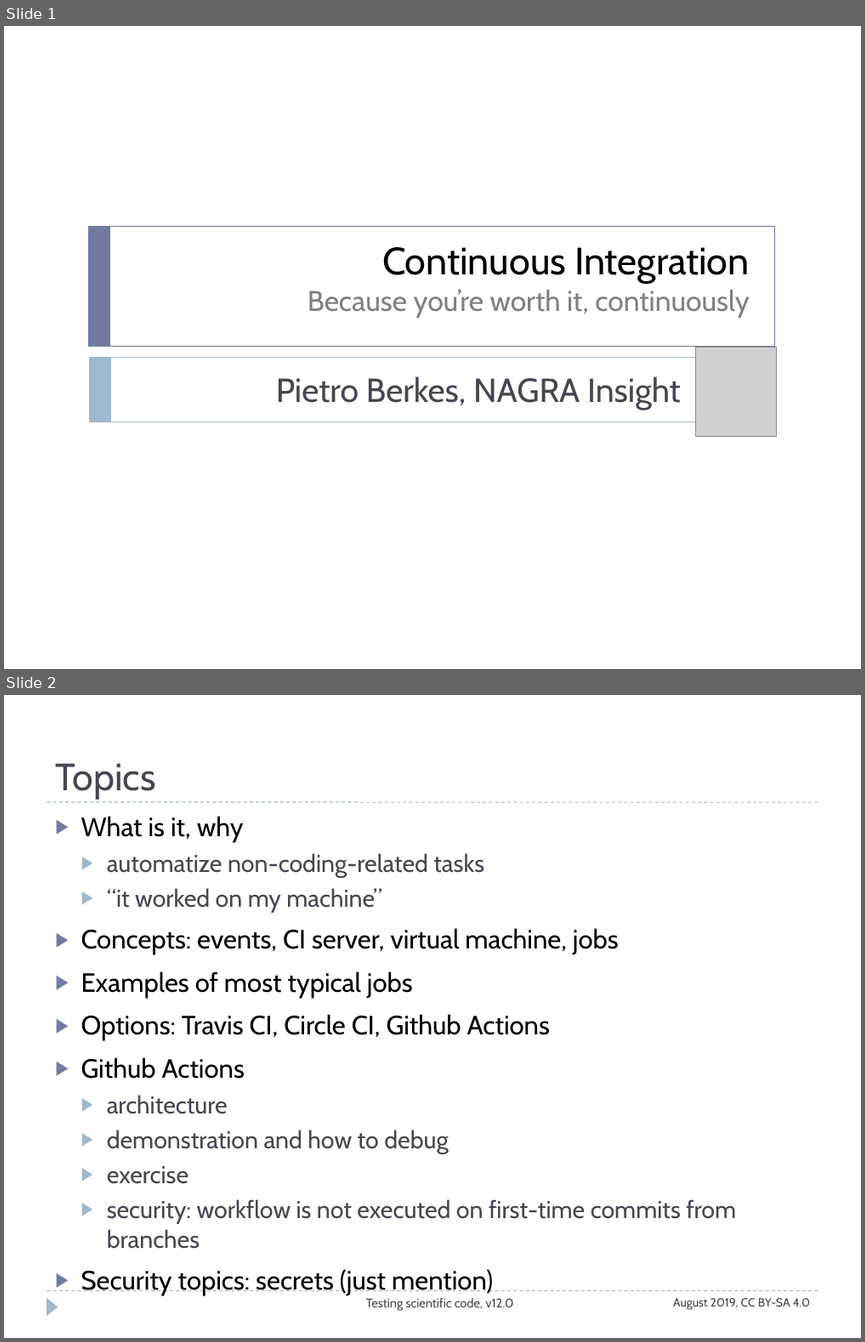
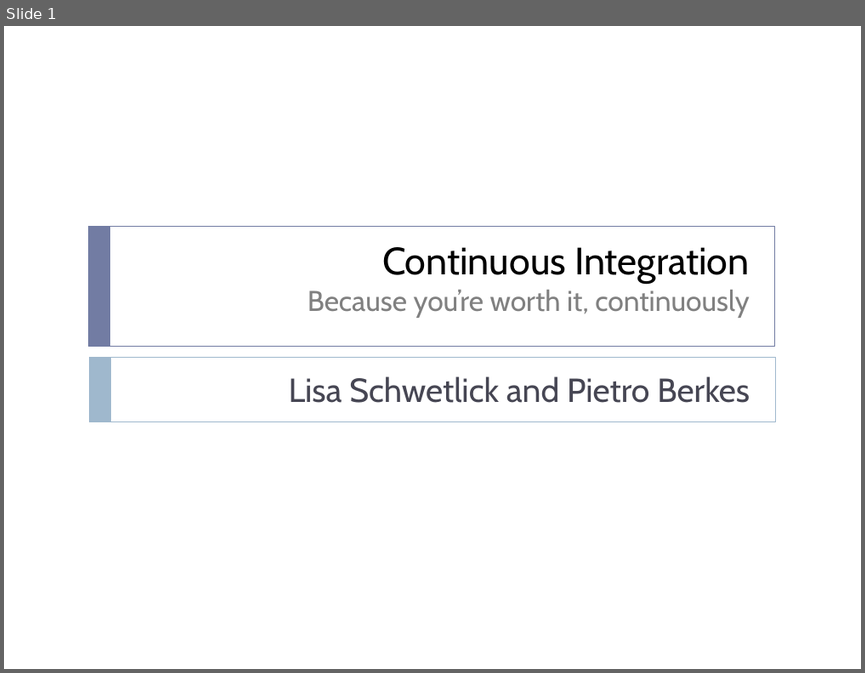
Before and after one commit to ASPP/testing_debugging_profiling, a slide deck: continuous_integration.pptx. Shown one above the other, each under a label of ours: slides 1 and 2 before the commit, slide 1 after it. The pictures are 865x1342 and 865x673 pixels, drawn with LibreOffice and Linux fonts; fonts in the diff are those of the drawing; grey boxes stand for pictures. Boxes give left, top, right and bottom in pixels: in the first picture for what was removed or moved away, otherwise in the second. Text is boxed around its words. In the diff, an @@ line names an element or a change of style, - is before the commit and + after.

```diff
--- a/continuous_integration.pptx
+++ b/continuous_integration.pptx
@@ slide 2 removed at bbox=[4, 695, 861, 1338], background #FFFFFF @@
@@ title removed at bbox=[55, 763, 155, 799] @@
-Topics
@@ line removed from (46, 802) to (818, 802) @@
@@ text removed at bbox=[81, 816, 736, 1248] @@
-▶ What is it, why
-  ▶ automatize non-coding-related tasks
-  ▶ “it worked on my machine”
-▶ Concepts: events, CI server, virtual machine, jobs
-▶ Examples of most typical jobs
-▶ Options: Travis CI, Circle CI, Github Actions
-▶ Github Actions
-  ▶ architecture
-  ▶ demonstration and how to debug
-  ▶ exercise
-  ▶ security: workflow is not executed on first-time commits from branches
-▶ Security topics: secrets (just mention)
@@ line removed from (46, 1291) to (818, 1291) @@
@@ triangle removed at bbox=[46, 1298, 58, 1315] @@
@@ text removed at bbox=[366, 1298, 513, 1310] @@
-Testing scientific code, v12.0
@@ text removed at bbox=[673, 1298, 810, 1310] @@
-August 2019, CC BY-SA 4.0
@@ slide 1 changed as well @@
@@ picture removed at bbox=[695, 347, 776, 436] @@
@@ subtitle at bbox=[289, 376, 749, 403]: text changed @@
-Pietro Berkes, NAGRA Insight
+Lisa Schwetlick and Pietro Berkes
```
Also in this commit, not shown: 10 other slides changed, 13 slides added, 2 other slides removed.
